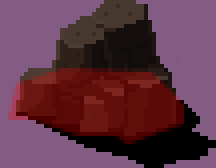
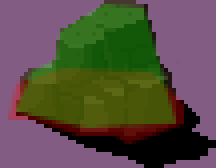
The second 216 × 168 image is a revision of the first. Changes to its layers:
added layer "Hotspot" (30%) above "Collider" over box(16, 4, 176, 128)
